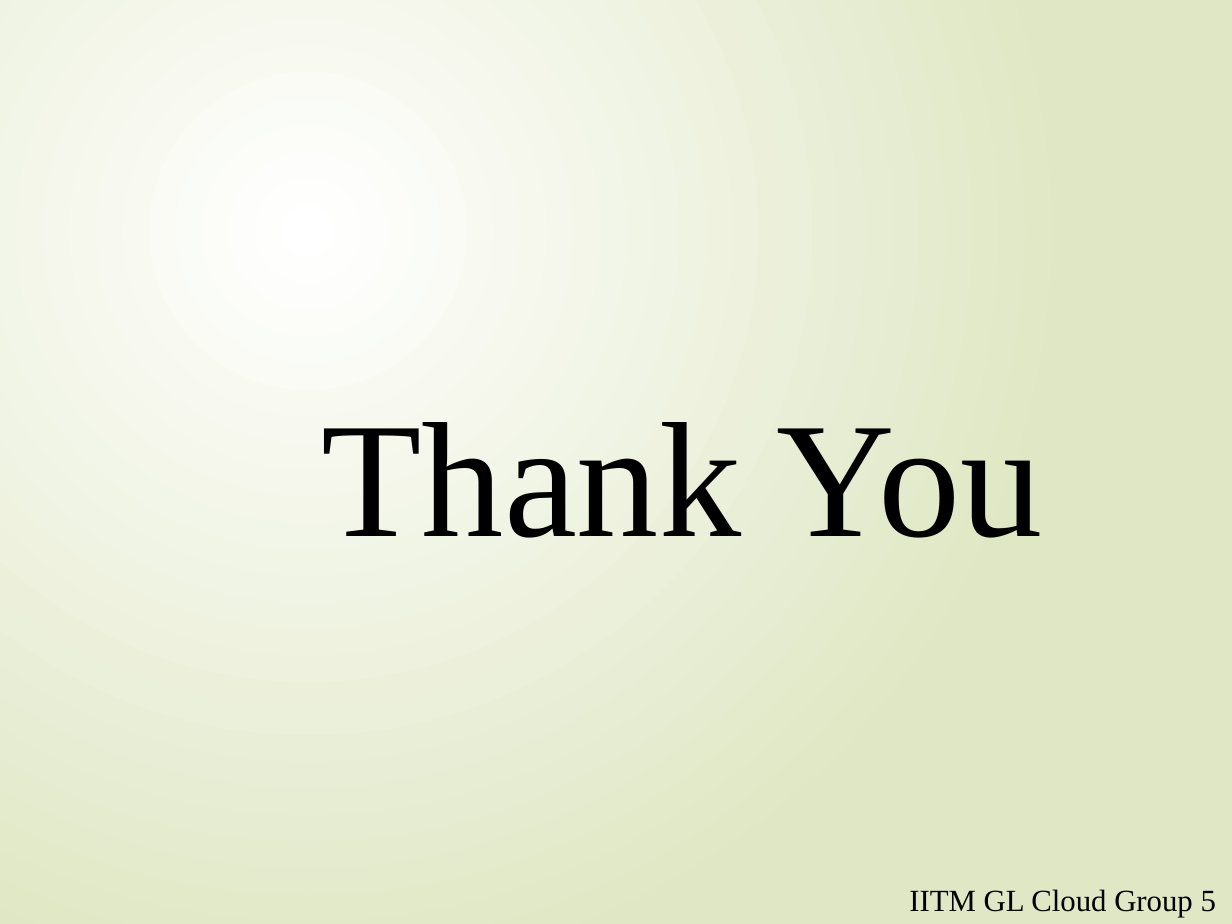
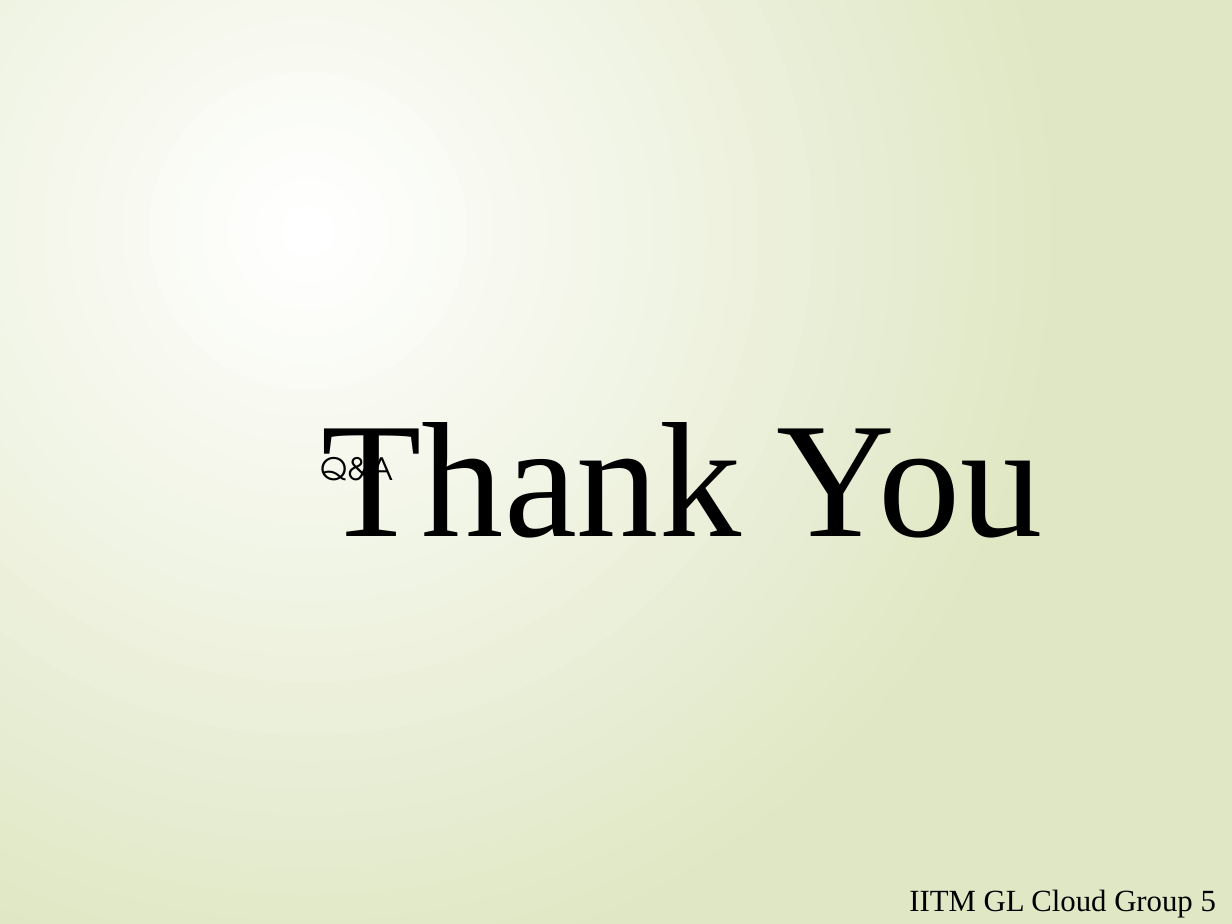
Before and after one commit to smitagarg1/Taxi-Agg_Final-Submission, a slide deck: slide 16 of GLTaxiAgg-BookingandTracking System.pptx (slide 26 before the commit). Drawn at 1232x924 pixels with LibreOffice and Linux fonts; fonts in the diff are those of the drawing. Boxes give left, top, right and bottom in pixels: in the first picture for what was removed or moved away, otherwise in the second. Text is boxed around its words. In the diff, an @@ line names an element or a change of style, - is before the commit and + after.

```diff
--- a/GLTaxiAgg-BookingandTracking System.pptx
+++ b/GLTaxiAgg-BookingandTracking System.pptx
@@ text added at (x1=321, y1=448, x2=394, y2=495), 18 pt, text #000000 @@
+Q&A
```
Also in this commit, not shown: 7 other slides changed, 4 slides added, 14 slides removed, 2 other files.
